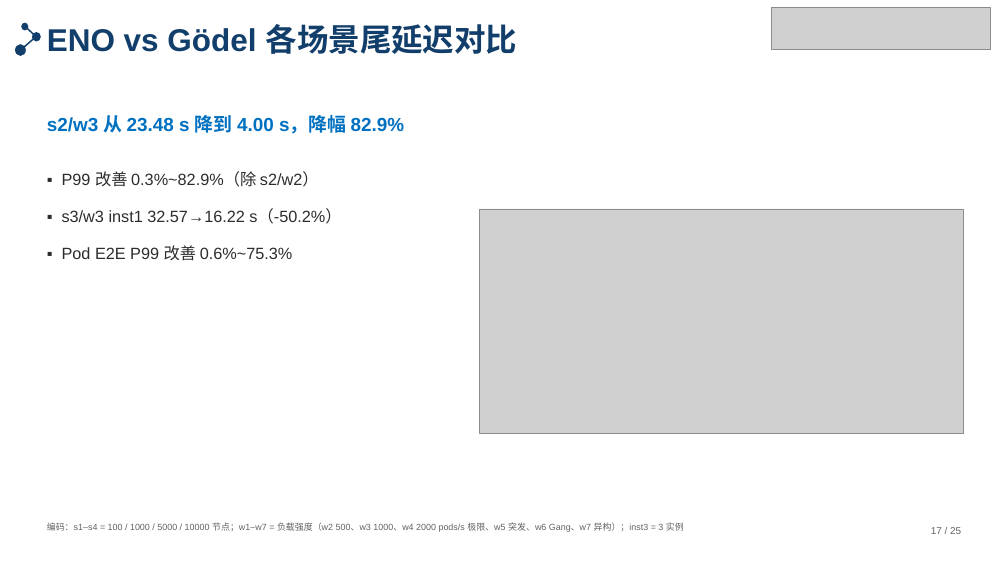
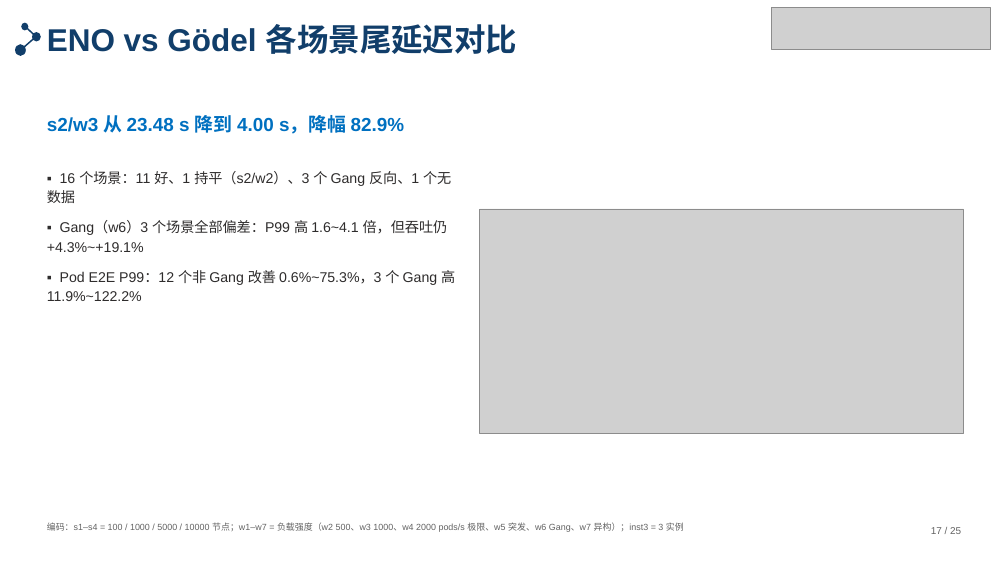
Before and after one commit to tengfei86/godel-scheduler, a slide deck: slide 17 of docs/thesis/defense/答辩PPT-北航模板版.pptx. Drawn at 1008x567 pixels with LibreOffice and Linux fonts; fonts in the diff are those of the drawing; grey boxes stand for pictures. Boxes give left, top, right and bottom in pixels: in the first picture for what was removed or moved away, otherwise in the second. Text is boxed around its words. In the diff, an @@ line names an element or a change of style, - is before the commit and + after.

```diff
--- a/docs/thesis/defense/答辩PPT-北航模板版.pptx
+++ b/docs/thesis/defense/答辩PPT-北航模板版.pptx
@@ text at bbox=[47, 171, 455, 285]: text changed; size 15.5 to 13.5 pt @@
-▪ P99 改善 0.3%~82.9%（除 s2/w2）
-▪ s3/w3 inst1 32.57→16.22 s（-50.2%）
-▪ Pod E2E P99 改善 0.6%~75.3%
+▪ 16 个场景：11 好、1 持平（s2/w2）、3 个 Gang 反向、1 个无数据
+▪ Gang（w6）3 个场景全部偏差：P99 高 1.6~4.1 倍，但吞吐仍 +4.3%~+19.1%
+▪ Pod E2E P99：12 个非 Gang 改善 0.6%~75.3%，3 个 Gang 高 11.9%~122.2%
```
Also in this commit, not shown: 3 other files.
